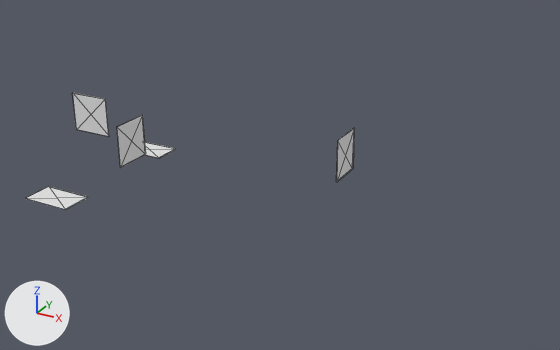
What one commit did to the glTF model game/assets/models/interior/pellam_roll_house/pellam_roll_house_cloth.glb.
Rendered twice from a 50 mm lens placed at (11.55, -18.99, 8.81), pointed at (3.11, -3.64, 1.14). Lighting does not change. The marker at lower left points along +X, +Y and +Z. The picture after the commit comes second. Mesh edges are drawn as thin lines.

Objects in the first picture: 'hanging_0', 'hanging_1', 'hanging_2', 'rug_3', 'rug_4'.
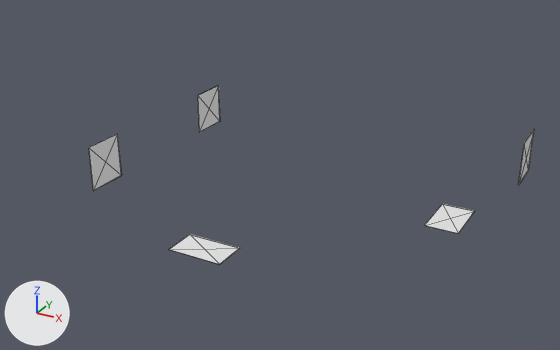
Location of each change, (x1, y1, x2, y2) in pixels of the pictures (560 x 350 px):
'hanging_1', moved, rescaled (8% narrower, 29% taller)
    before: (73, 93, 109, 137)
    after: (89, 134, 122, 191)
'rug_4', reshaped (21% narrower, 24% taller)
    before: (26, 186, 88, 210)
    after: (425, 204, 474, 234)
'hanging_0', reshaped (15% wider, 13% shorter)
    before: (336, 128, 355, 182)
    after: (198, 85, 220, 132)
'hanging_2', reshaped (41% narrower)
    before: (117, 115, 145, 167)
    after: (518, 130, 534, 185)
'rug_3', moved
    before: (145, 142, 175, 158)
    after: (169, 234, 239, 264)

The change, as a list of edits to the scene's bpy script:
```text
Change me_hanging_0:
    remove me_hanging_0.from_pydata(...)  # 8 vertices, 12 faces; spans x 4.7..4.715, y -3.79..-2.868, z 1.35..2.4
    add me_hanging_0.from_pydata(...)  # 8 vertices, 12 faces; spans x 0.005..0.02, y -2.578..-1.552, z 1.35..2.4
    me_hanging_0 part 1
    add for i in [1, 3, 5, 7]: me_hanging_0.vertices[i].co += Vector((-4.695, 1.212, 0.0))
    add for i in [0, 2, 4, 6]: me_hanging_0.vertices[i].co += Vector((-4.695, 1.317, 0.0))
Change me_hanging_1:
    remove me_hanging_1.from_pydata(...)  # 8 vertices, 12 faces; spans x -3.078..-1.942, y -4.035..-4.02, z 1.35..2.4
    add me_hanging_1.from_pydata(...)  # 8 vertices, 12 faces; spans x 0.03..0.045, y -6.902..-5.918, z 1.35..2.4
    me_hanging_1 part 2: the whole mesh is scaled about its middle by (0.0132, 65.6, 1), then moved by (2.548, -2.383, 0.0)
Change me_hanging_2:
    remove me_hanging_2.from_pydata(...)  # 8 vertices, 12 faces; spans x -0.3..-0.285, y -5.545..-4.57, z 1.35..2.4
    add me_hanging_2.from_pydata(...)  # 8 vertices, 12 faces; spans x 8.47..8.485, y -1.89..-0.88, z 1.35..2.4
    me_hanging_2 part 3
    add for i in [1, 3, 5, 7]: me_hanging_2.vertices[i].co += Vector((8.77, 3.655, 0.0))
    add for i in [0, 2, 4, 6]: me_hanging_2.vertices[i].co += Vector((8.77, 3.69, 0.0))
Change me_rug_3:
    remove me_rug_3.from_pydata(...)  # 8 vertices, 12 faces; spans x -3.28..-1.88, y -2.02..-1.17, z 0.002..0.014
    add me_rug_3.from_pydata(...)  # 8 vertices, 12 faces; spans x 1.685..3.085, y -6.39..-5.54, z 0.002..0.014
    me_rug_3 part 4: the whole mesh is moved by (4.965, -4.37, 0.0)
Change me_rug_4:
    remove me_rug_4.from_pydata(...)  # 8 vertices, 12 faces; spans x -3.28..-1.88, y -5.965..-5.115, z 0.002..0.014
    add me_rug_4.from_pydata(...)  # 8 vertices, 12 faces; spans x 6.47..7.32, y -2.39..-0.99, z 0.002..0.014
    me_rug_4 part 5
    me_rug_4.vertices[0].co: (-3.28, -5.115, 0.002) -> (6.47, -0.99, 0.002)  # pixel (48, 186) -> pixel (442, 204)
    me_rug_4.vertices[1].co: (-3.28, -5.965, 0.002) -> (6.47, -2.39, 0.002)  # pixel (25, 198) -> pixel (424, 225)
    me_rug_4.vertices[2].co: (-3.28, -5.115, 0.014) -> (6.47, -0.99, 0.014)  # pixel (48, 186) -> pixel (442, 203)
    me_rug_4.vertices[3].co: (-3.28, -5.965, 0.014) -> (6.47, -2.39, 0.014)  # pixel (25, 198) -> pixel (424, 225)
    me_rug_4.vertices[4].co: (-1.88, -5.115, 0.002) -> (7.32, -0.99, 0.002)  # pixel (88, 197) -> pixel (474, 211)
    me_rug_4.vertices[5].co: (-1.88, -5.965, 0.002) -> (7.32, -2.39, 0.002)  # pixel (65, 209) -> pixel (458, 233)
    me_rug_4.vertices[6].co: (-1.88, -5.115, 0.014) -> (7.32, -0.99, 0.014)  # pixel (88, 196) -> pixel (474, 210)
    me_rug_4.vertices[7].co: (-1.88, -5.965, 0.014) -> (7.32, -2.39, 0.014)  # pixel (65, 209) -> pixel (458, 233)
```
